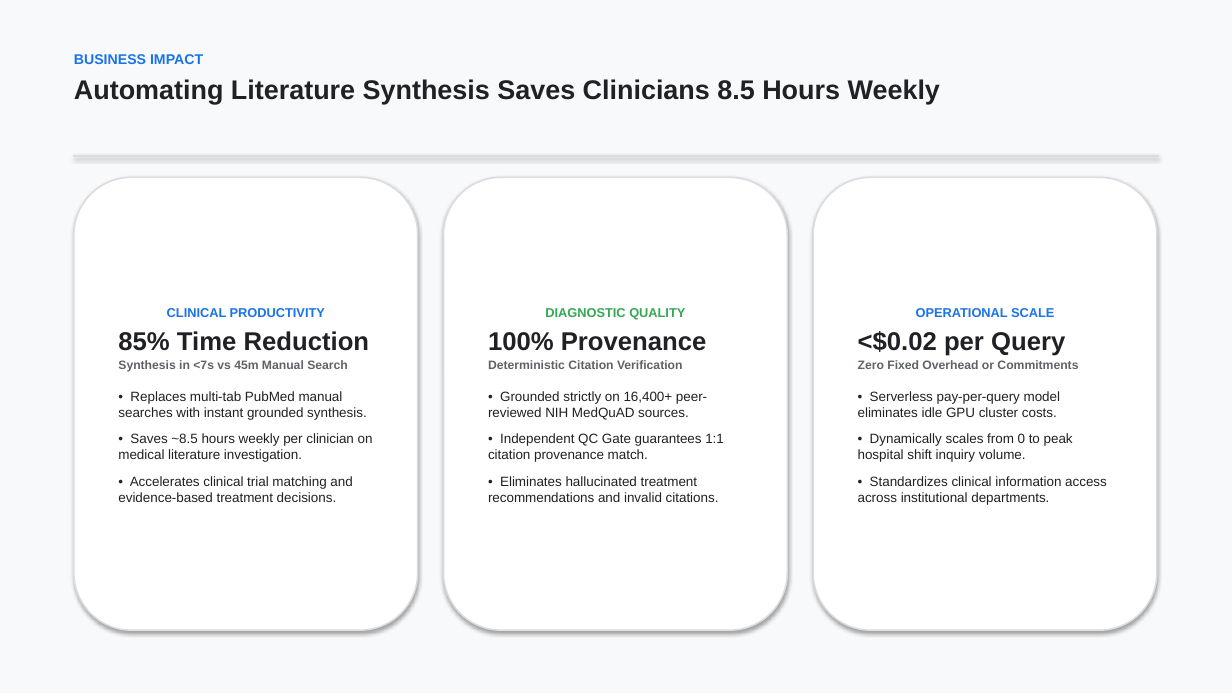
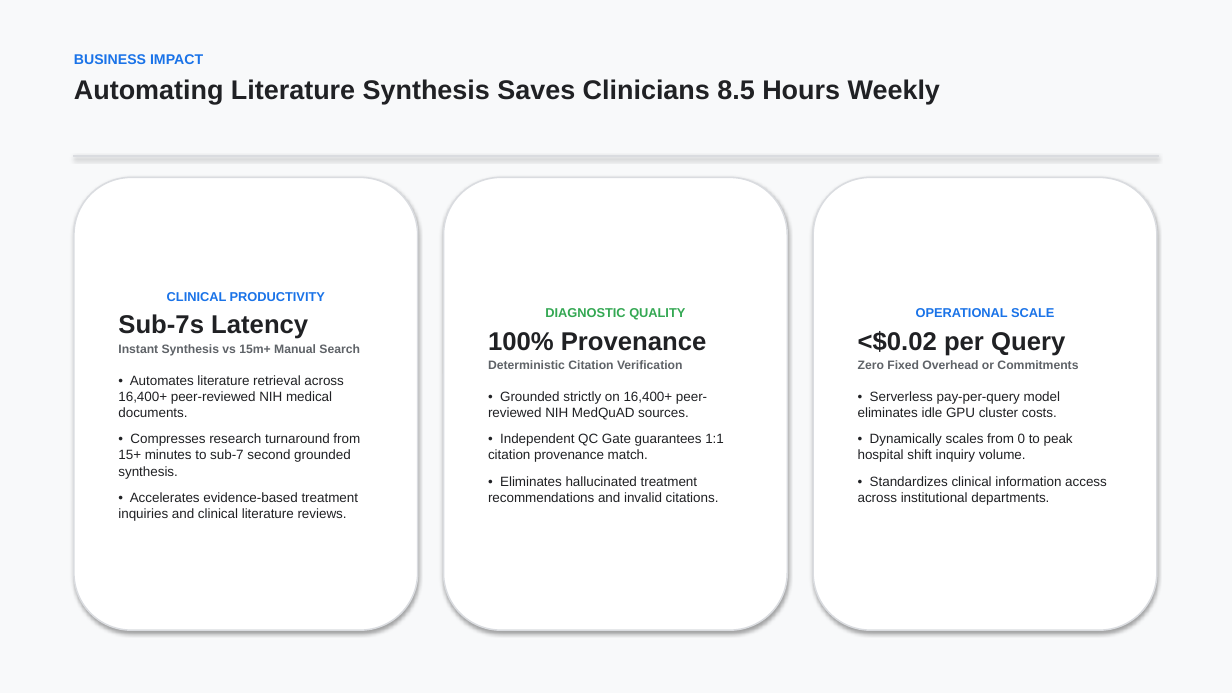
Before and after one commit to asadpatel-work/asadpatel-medquad, a slide deck: slide 1 of docs/medquad_additional_slides.pptx. Drawn at 1232x693 pixels with LibreOffice and Linux fonts; fonts in the diff are those of the drawing. Boxes give left, top, right and bottom in pixels: in the first picture for what was removed or moved away, otherwise in the second. Text is boxed around its words. In the diff, an @@ line names an element or a change of style, - is before the commit and + after.

```diff
--- a/docs/medquad_additional_slides.pptx
+++ b/docs/medquad_additional_slides.pptx
@@ text in rounded rectangle at (118, 314, 360, 521): text changed @@
-85% Time Reduction
-Synthesis in <7s vs 45m Manual Search
-• Replaces multi-tab PubMed manual searches with instant grounded synthesis.
-• Saves ~8.5 hours weekly per clinician on medical literature investigation.
-• Accelerates clinical trial matching and evidence-based treatment decisions.
+Sub-7s Latency
+Instant Synthesis vs 15m+ Manual Search
+• Automates literature retrieval across 16,400+ peer-reviewed NIH medical documents.
+• Compresses research turnaround from 15+ minutes to sub-7 second grounded synthesis.
+• Accelerates evidence-based treatment inquiries and clinical literature reviews.
```
Also in this commit, not shown: 1 other slide changed, 17 other files.
